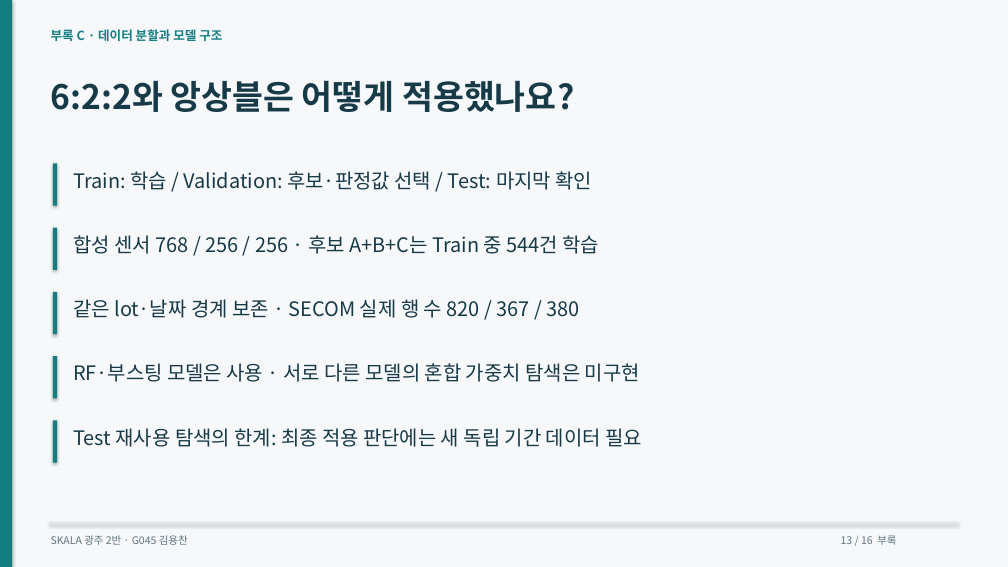
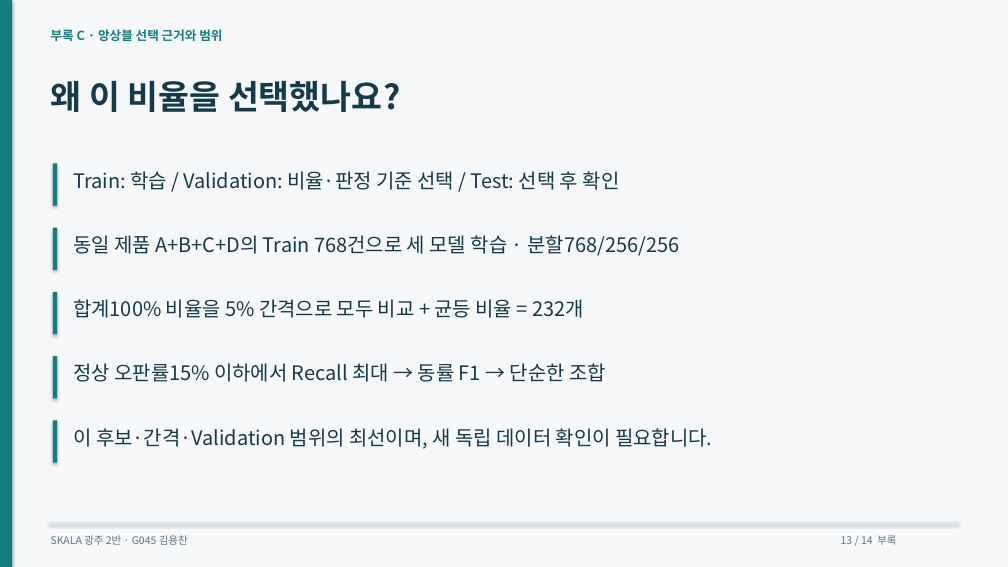
Before and after one commit to dragonchan95/Semiconductor-AI-Agent, a slide deck: slide 13 of docs/G045_Semiconductor_Agent.pptx. Drawn at 1008x567 pixels with LibreOffice and Linux fonts; fonts in the diff are those of the drawing. Boxes give left, top, right and bottom in pixels: in the first picture for what was removed or moved away, otherwise in the second. Text is boxed around its words. In the diff, an @@ line names an element or a change of style, - is before the commit and + after.

Commit message:
Add approved Recall-first ensemble weight search and simplify presentation

```diff
--- a/docs/G045_Semiconductor_Agent.pptx
+++ b/docs/G045_Semiconductor_Agent.pptx
@@ text at [51, 29, 222, 41]: text changed @@
-부록 C · 데이터 분할과 모델 구조
+부록 C · 앙상블 선택 근거와 범위
@@ text at [51, 80, 400, 112]: text changed @@
-6:2:2와 앙상블은 어떻게 적용했나요?
+왜 이 비율을 선택했나요?
@@ text at [73, 171, 620, 190]: text changed @@
-Train: 학습 / Validation: 후보·판정값 선택 / Test: 마지막 확인
+Train: 학습 / Validation: 비율·판정 기준 선택 / Test: 선택 후 확인
@@ text at [73, 235, 679, 256]: text changed @@
-합성 센서 768 / 256 / 256 · 후보 A+B+C는 Train 중 544건 학습
+동일 제품 A+B+C+D의 Train 768건으로 세 모델 학습 · 분할768/256/256
@@ text at [73, 299, 584, 318]: text changed @@
-같은 lot·날짜 경계 보존 · SECOM 실제 행 수 820 / 367 / 380
+합계100% 비율을 5% 간격으로 모두 비교 + 균등 비율 = 232개
@@ text at [73, 363, 606, 382]: text changed @@
-RF·부스팅 모델은 사용 · 서로 다른 모델의 혼합 가중치 탐색은 미구현
+정상 오판률15% 이하에서 Recall 최대 → 동률 F1 → 단순한 조합
@@ text at [73, 428, 712, 449]: text changed @@
-Test 재사용 탐색의 한계: 최종 적용 판단에는 새 독립 기간 데이터 필요
+이 후보·간격·Validation 범위의 최선이며, 새 독립 데이터 확인이 필요합니다.
@@ text at [841, 535, 896, 545]: text changed @@
-13 / 16 부록
+13 / 14 부록
```
Also in this commit, not shown: 12 other slides changed, 1 slide added, 3 slides removed, 37 other files.
